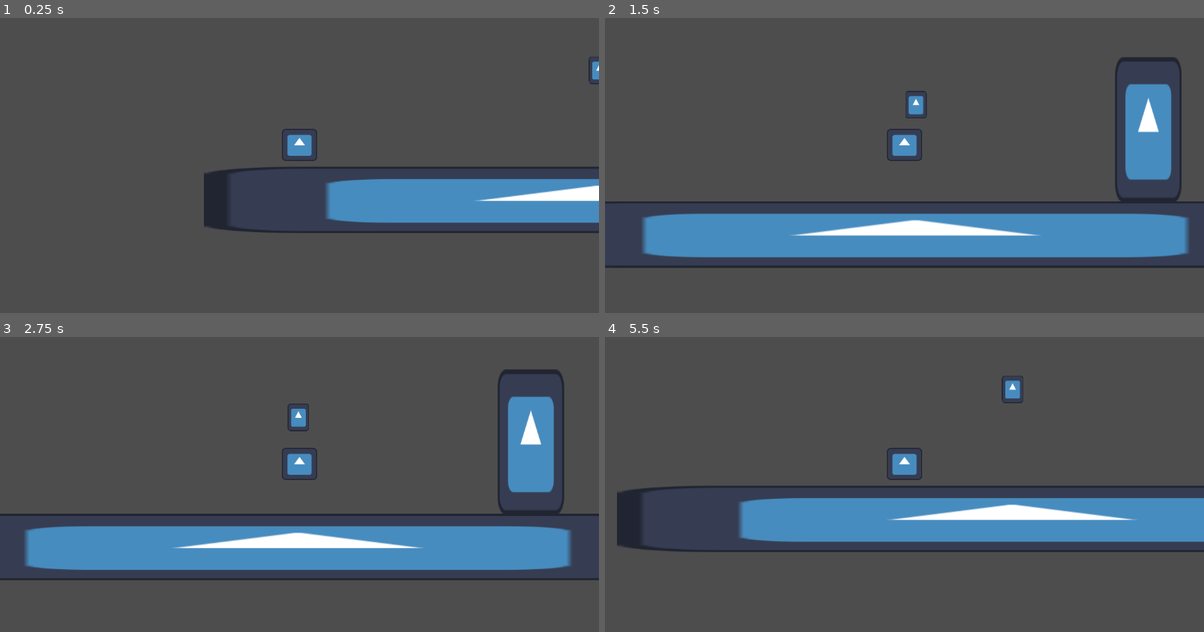
Above: before the commit, frames 1-4 (two rows, left to right).
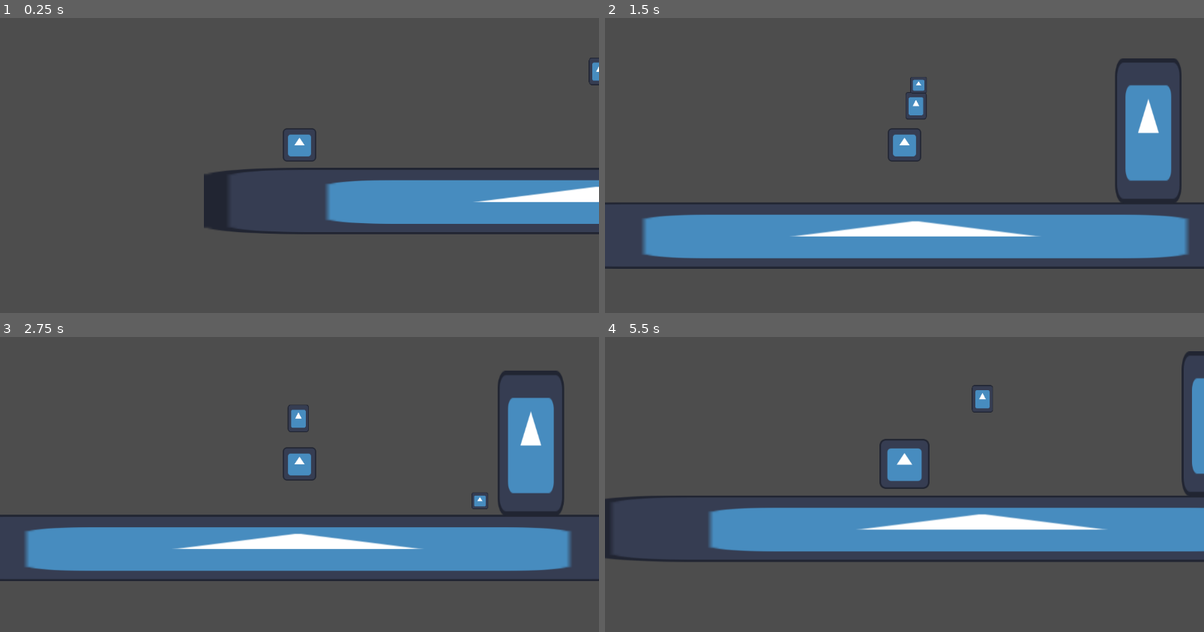
Above: after the commit, the same moments.

Repository: Brian0706/GDDC_Example_Game
Game: Godot game, scene res://Scenes/main.tscn
Same seed, same stepped clock (60 frames per second), same inputs: the game is played once before the commit and once after it. The engine's default icon, where the game draws it, is replaced by a stand-in: a white triangle on a blue panel in a dark square.
Inputs:
- Up to frame 1 (0.25 s): no input
- Up to frame 2 (1.5 s): tap Enter at 0.5 s; hold D (right) from 0.53 s (still down); tap Space (jump) at 0.6, 0.77, 1.07, 1.35 s
- Up to frame 3 (2.75 s): tap Space (jump) at 1.52, 1.82, 2.1 s; release D (right) at 2.03 s; hold A (left) from 2.03 s (still down)
- Up to frame 4 (5.5 s): tap Space (jump) at 2.85, 3.02, 3.32, 3.6, 3.77, 4.07, 4.35, 4.52, 4.82, 5.1 s; release A (left) at 4.28 s; hold D (right) from 4.28 s (still down)

The runs differ from the first frame. In frame 1, 1.6% of the frame differs, in the area x 35-100%, y 13-74%; in frame 2, 2.9%; in frame 3, 2.9%; in frame 4, 13%, in the area x 0-100%, y 4-77%.

Commit message:
Made the player grow in size when getting the powerup

Diff:
--- a/new-game-project/Code/global.gd
+++ b/new-game-project/Code/global.gd
@@ -1,4 +1,10 @@
 extends Node
 
+var player = null
 var lives = 10
 var money = 0
+var stage = 1
+
+func changeStage(change: int) -> void:
+    stage += change
+    player.changeStage()
--- /dev/null
+++ b/new-game-project/Code/main.gd
@@ -0,0 +1,9 @@
+extends Node2D
+
+
+func _ready() -> void:
+	Global.player = get_node("Player")
+
+
+# func _process(delta: float) -> void:
+# 	pass
--- a/new-game-project/Code/player.gd
+++ b/new-game-project/Code/player.gd
@@ -11,14 +11,18 @@
 
 	# Handle jump.
 	if Input.is_action_just_pressed("jump") and is_on_floor():
-		velocity.y = JUMP_VELOCITY
+		velocity.y = JUMP_VELOCITY * (1 + (Global.stage - 1) / 2.0)
 
 	# Get the input direction and handle the movement/deceleration.
 	# As good practice, you should replace UI actions with custom gameplay actions.
 	var direction := Input.get_axis("left", "right")
 	if direction:
-		velocity.x = direction * SPEED
+		velocity.x = direction * SPEED * (1 + (Global.stage - 1) / 2.0)
 	else:
 		velocity.x = move_toward(velocity.x, 0, SPEED)
 
 	move_and_slide()
+
+func changeStage():
+	self.scale.x = (1 + (Global.stage - 1) / 2.0)
+	self.scale.y = (1 + (Global.stage - 1) / 2.0)
--- a/new-game-project/Code/special_item.gd
+++ b/new-game-project/Code/special_item.gd
@@ -22,4 +22,5 @@
 func _on_area_2d_body_entered(body: Node2D) -> void:
 	if (body.name == "Player"):
 		print("has been activated")
+		Global.changeStage(1)
 		call_deferred("consumed")
--- a/new-game-project/Scenes/main.tscn
+++ b/new-game-project/Scenes/main.tscn
@@ -1,5 +1,6 @@
-[gd_scene load_steps=8 format=3 uid="uid://c54nfbrhwnhd"]
+[gd_scene load_steps=9 format=3 uid="uid://c54nfbrhwnhd"]
 
+[ext_resource type="Script" uid="uid://d2o62fs8njoas" path="res://Code/main.gd" id="1_6bp64"]
 [ext_resource type="PackedScene" uid="uid://3ulyxrycujua" path="res://Scenes/player.tscn" id="1_jjgbg"]
 [ext_resource type="Texture2D" uid="uid://drvve0lxeref3" path="res://Art/icon.svg" id="2_bo1nx"]
 [ext_resource type="PackedScene" uid="uid://8v337s561s3d" path="res://Scenes/victory.tscn" id="3_8gbba"]
@@ -10,7 +11,8 @@
 [sub_resource type="RectangleShape2D" id="RectangleShape2D_bo1nx"]
 size = Vector2(128.421, 148)
 
-[node name="Node2D" type="Node2D"]
+[node name="Controller" type="Node2D"]
+script = ExtResource("1_6bp64")
 
 [node name="ItemBox" parent="." instance=ExtResource("5_kry3j")]
 position = Vector2(582, 149)
--- a/new-game-project/Scenes/player.tscn
+++ b/new-game-project/Scenes/player.tscn
@@ -4,17 +4,17 @@
 [ext_resource type="Script" uid="uid://ba2qaxinumy57" path="res://Code/player.gd" id="1_cvnsp"]
 
 [sub_resource type="RectangleShape2D" id="RectangleShape2D_0xm2m"]
-size = Vector2(69, 64)
+size = Vector2(69, 66)
 
 [node name="Player" type="CharacterBody2D"]
 script = ExtResource("1_cvnsp")
 
 [node name="Hitbox" type="CollisionShape2D" parent="."]
-position = Vector2(-0.5, -1)
+position = Vector2(-0.5, 0)
 shape = SubResource("RectangleShape2D_0xm2m")
 
 [node name="Sprite2D" type="Sprite2D" parent="."]
-scale = Vector2(0.53125, 0.484375)
+scale = Vector2(0.5, 0.5)
 texture = ExtResource("1_4flbx")
 
 [node name="Camera2D" type="Camera2D" parent="."]
Not shown, added: new-game-project/Code/main.gd.uid
